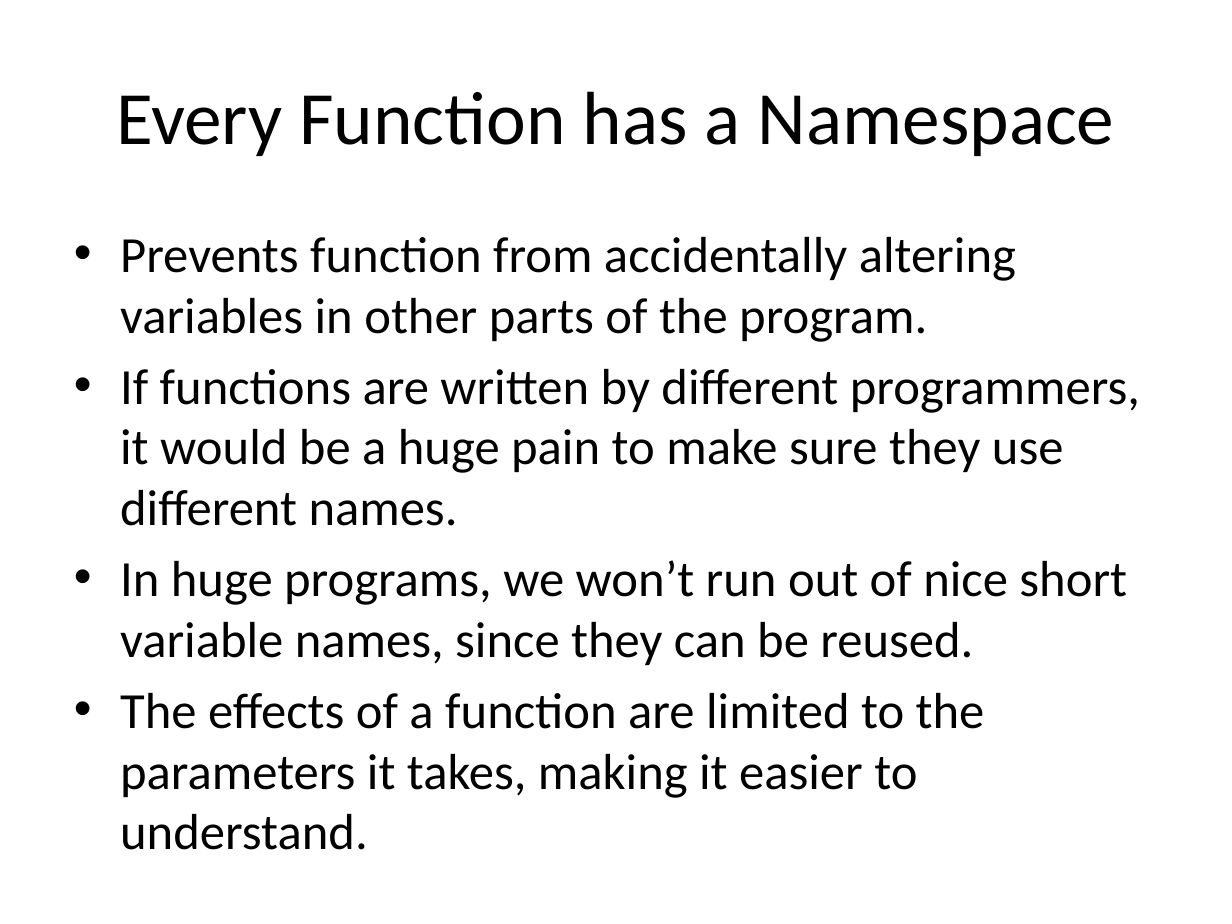
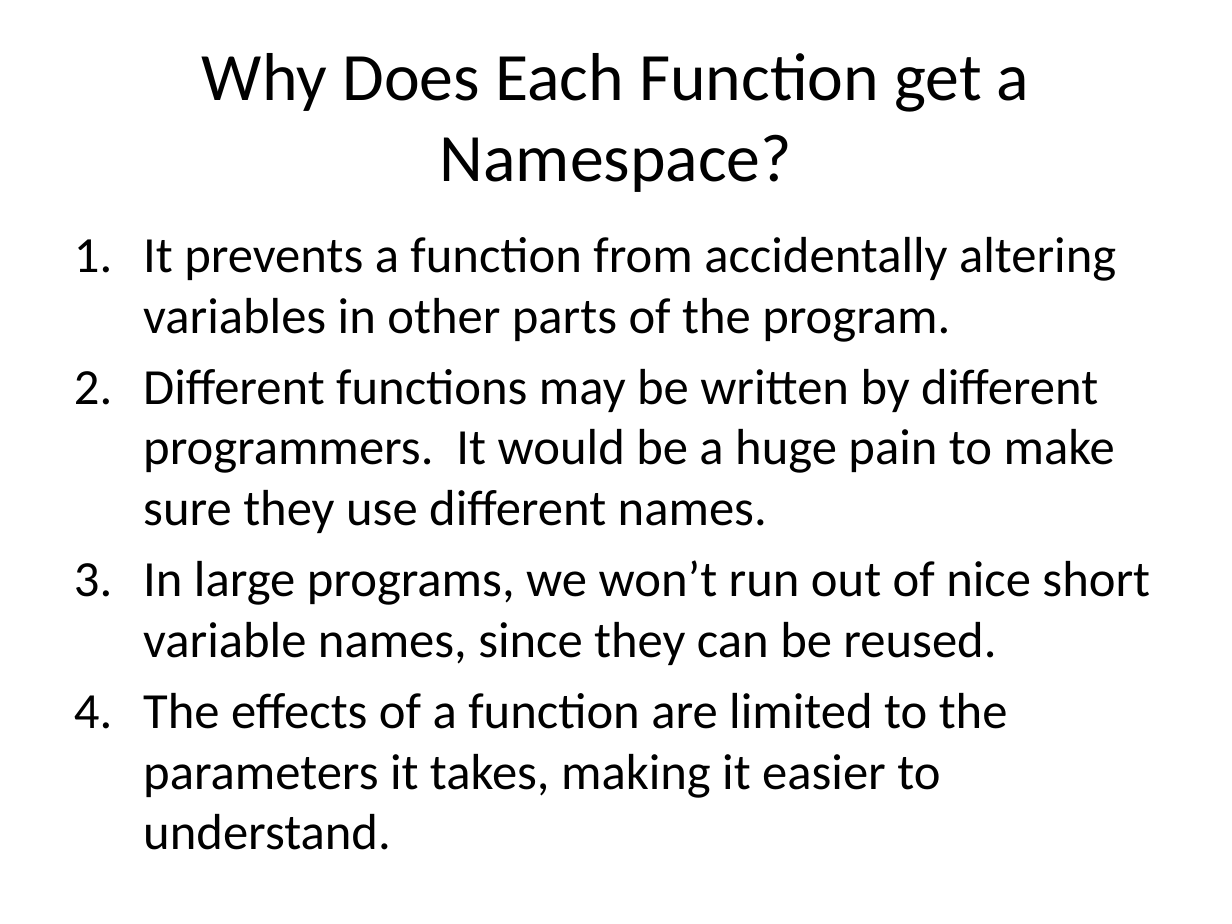
Before and after one commit to zengm71/Course-Overview, a slide deck: slide 18 of lesson_4/Functions.pptx (slide 12 before the commit). Drawn at 1232x924 pixels with LibreOffice and Linux fonts; fonts in the diff are those of the drawing. Boxes give left, top, right and bottom in pixels: in the first picture for what was removed or moved away, otherwise in the second. Text is boxed around its words. In the diff, an @@ line names an element or a change of style, - is before the commit and + after.

Commit message:
finished the functions lesson

```diff
--- a/lesson_4/Functions.pptx
+++ b/lesson_4/Functions.pptx
@@ title at [202,53,1029,192]: text changed; size 44 to 39.6 pt @@
-Every Function has a Namespace
+Why Does Each Function get a Namespace?
@@ text at [143,237,1150,665]: text changed @@
-• Prevents function from accidentally altering variables in other parts of the program.
-• If functions are written by different programmers, it would be a huge pain to make sure they use different names.
-• In huge programs, we won’t run out of nice short variable names, since they can be reused.
+1. It prevents a function from accidentally altering variables in other parts of the program.
+2. Different functions may be written by different programmers. It would be a huge pain to make sure they use different names.
+3. In large programs, we won’t run out of nice short variable names, since they can be reused.
@@ text at [143,693,1008,798]: bullet • to 1. @@
```
Also in this commit, not shown: 6 slides added, 3 slides removed, 7 other files.
